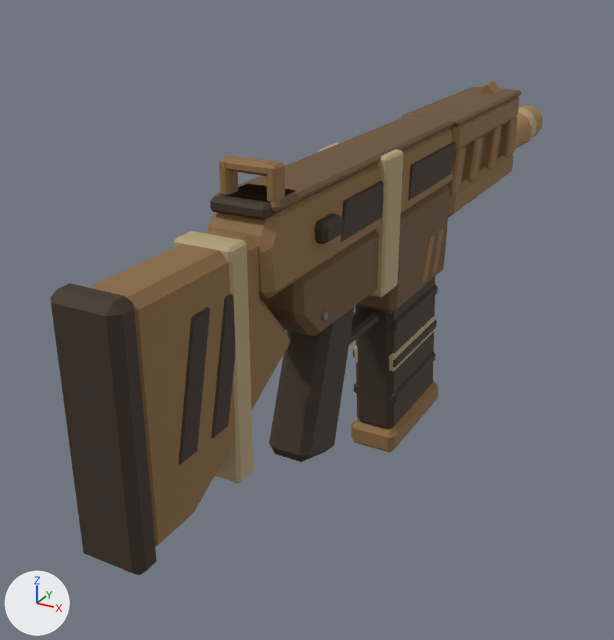
An edit to the glTF model roblox/assets/weapons-kit/src/w_ar@cardboard.glb, drawn before and after from the same camera.
The view is the same before and after, from a 50 mm camera at (0.414, -0.882, 0.313) aimed at (-0.096, 0.045, -0.15). The lights are fixed; the arrows at lower left show +X, +Y and +Z. The older version comes first. Where no turn or scale is listed for an object, it has been applied to the vertices.

The scene before the commit, as lines of its bpy script (objects in view):
```python
me_body_wzb = bpy.data.meshes.new('body_wzB')
me_body_wzb.from_pydata(...)  # 48 vertices, 92 faces; spans x -0.037..0.037, y -0.21..0.215, z -0.112..0.02
me_body_wzb.materials.append(mat_frame)  # brown #6a5032
me_deck_wzb = bpy.data.meshes.new('deck_wzB')
me_deck_wzb.from_pydata(...)  # 48 vertices, 88 faces; spans x -0.042..0.042, y -0.25..0.508, z 0.094..0.103
me_deck_wzb.materials.append(mat_frame)  # brown #6a5032
me_sight_wzn = bpy.data.meshes.new('sight_wzN')
me_sight_wzn.from_pydata(...)  # 24 vertices, 44 faces; spans x -0.03..0.03, y -0.262..-0.196, z 0.09..0.103
me_sight_wzn.materials.append(mat_dark)  # brown #3b2d20
ob_body_wzb = bpy.data.objects.new('body_wzB', me_body_wzb)
ob_body_wzb.location = (0.0, 0.0, 0.0)
ob_deck_wzb = bpy.data.objects.new('deck_wzB', me_deck_wzb)
ob_deck_wzb.location = (0.0, 0.0, 0.0)
ob_sight_wzn = bpy.data.objects.new('sight_wzN', me_sight_wzn)
ob_sight_wzn.location = (0.0, 0.0, 0.0)
# also in view: 'mag_wzB' at (0.0, 0.132, -0.185); 'stock_wzB' at (0.0, -0.455, -0.037); 'stock_wzN' at (0.0, -0.352, -0.023); 'body_wzA' at (0.0, -0.028, 0.057); 'stock_wzA' at (0.0, -0.326, -0.037)
```
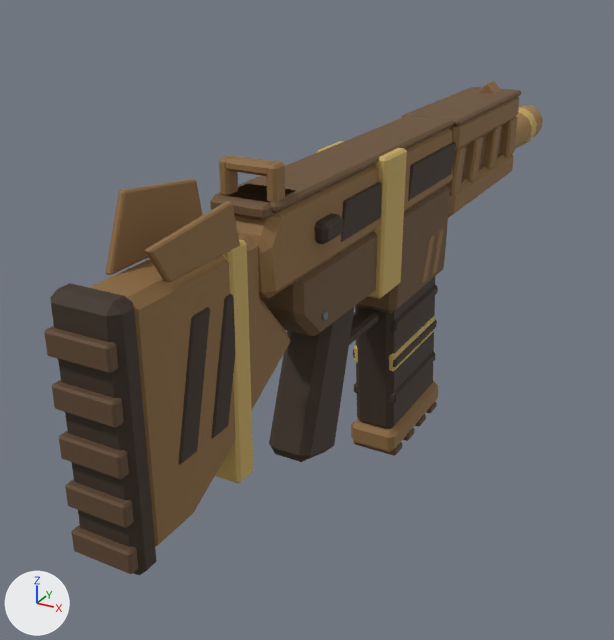
Pixel boxes [x1, y1, x2, y2] of what changed, in the pictures (614 x 640 px):
'flute_wzN', added
    after: [44, 326, 437, 574]
'flap_wzA', added (brown)
    after: [105, 179, 240, 282]
'sight_wzN', recoloured
    both: [210, 194, 275, 220]

Patch to the scene script:
```diff
--- a/roblox/assets/weapons-kit/src/w_ar@cardboard.glb.py
+++ b/roblox/assets/weapons-kit/src/w_ar@cardboard.glb.py
@@ mat_flute @@
+mat_flute = principled_material('flute')
+mat_flute.base_color = (0.112, 0.0612, 0.0296)  # brown #5e4630
+mat_flute.roughness = 0.75
@@ me_sight_wzn @@
 me_sight_wzn.from_pydata(...)  # 24 vertices, 44 faces; spans x -0.03..0.03, y -0.262..-0.196, z 0.09..0.103
-me_sight_wzn.materials.append(mat_dark)  # brown #3b2d20
+me_sight_wzn.materials.append(mat_frame)  # brown #6a5032
@@ me_flute_wzn @@
+me_flute_wzn.from_pydata(...)  # 216 vertices, 396 faces; spans x -0.033..0.033, y -0.476..0.228, z -0.34..0.056
+me_flute_wzn.materials.append(mat_flute)  # brown #5e4630
@@ me_flap_wza @@
+me_flap_wza.from_pydata(...)  # 48 vertices, 88 faces; spans x -0.0275..0.0295, y -0.4192..-0.2803, z 0.078..0.1398
+me_flap_wza.materials.append(mat_body)  # brown #8c6a40
@@ ob_flute_wzn @@
+ob_flute_wzn = bpy.data.objects.new('flute_wzN', me_flute_wzn)
+ob_flute_wzn.location = (0.0, 0.0, 0.0)
@@ ob_flap_wza @@
+ob_flap_wza = bpy.data.objects.new('flap_wzA', me_flap_wza)
+ob_flap_wza.location = (0.0, 0.0, 0.0)
```
